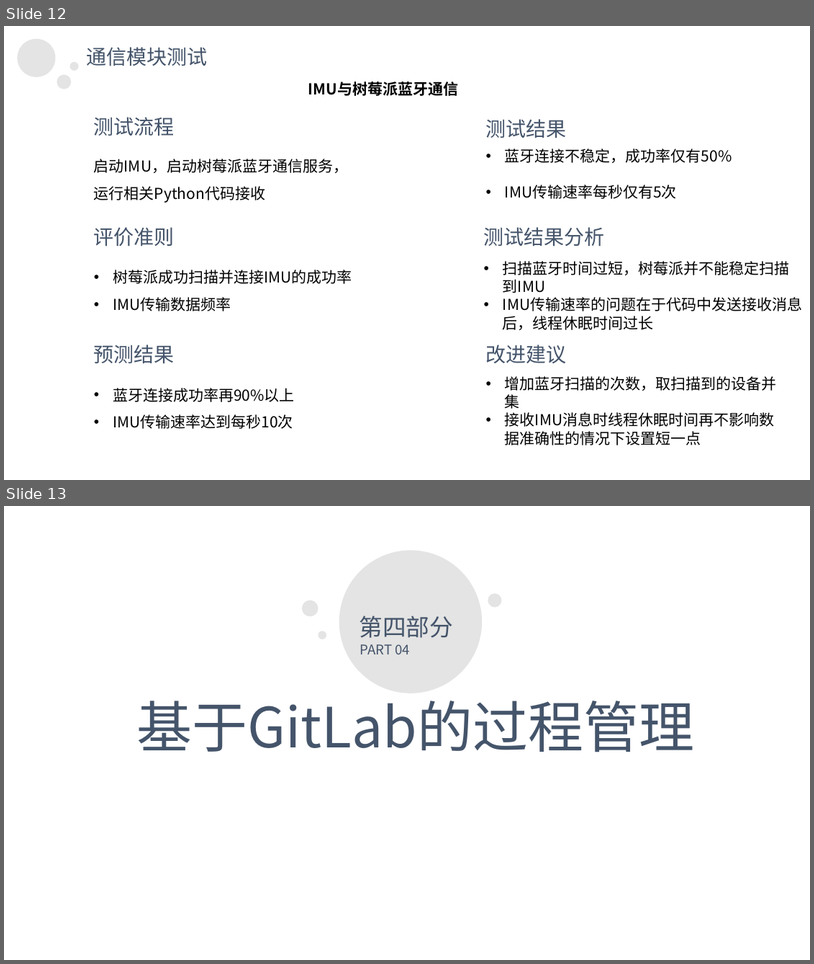
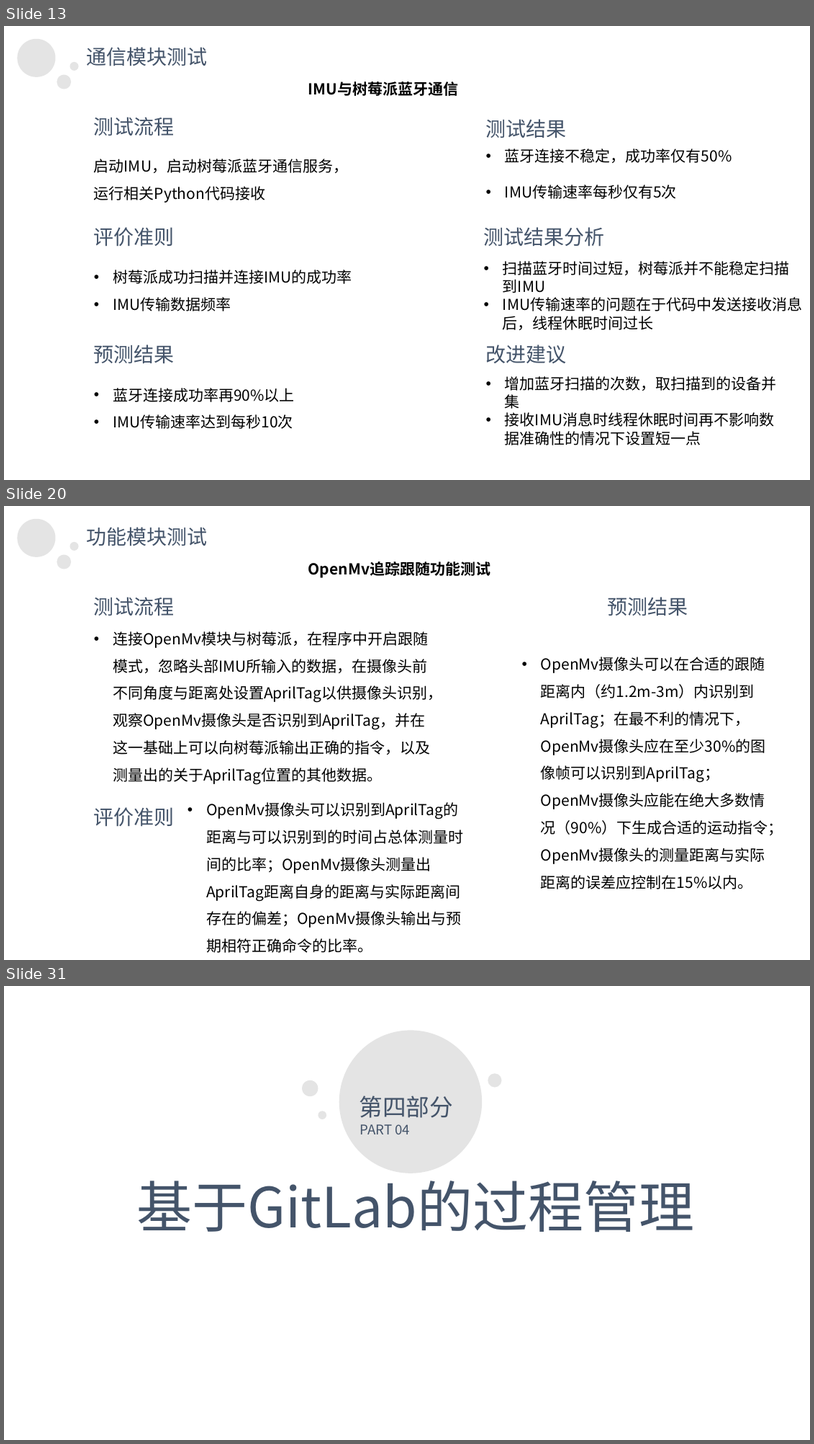
Before and after one commit to Appleuiy/Brain-controlled-navigation-electric-wheelchair-expansion-control-system, a slide deck: 智能轮椅设计测试展示.pptx. Shown one above the other, each under a label of ours: slides 12 and 13 before the commit, slides 13, 20 and 31 after it; the slides between them are not shown. The pictures are 814x964 and 814x1444 pixels, drawn with LibreOffice and Linux fonts; fonts in the diff are those of the drawing. Boxes give left, top, right and bottom in pixels: in the first picture for what was removed or moved away, otherwise in the second. Text is boxed around its words. In the diff, an @@ line names an element or a change of style, - is before the commit and + after.

Commit message:
测试ppt前面部分整合完成，需要完成gitlab过程管理

```diff
--- a/智能轮椅设计测试展示.pptx
+++ b/智能轮椅设计测试展示.pptx
@@ slide 20 added at (4,506,810,960), background #FFFFFF; not listed: 3 template elements that a slide beside it also shows @@
@@ text added at (86,527,207,546), 24 pt, text #44546A @@
+功能模块测试
@@ text added at (309,561,491,578), 18 pt, text #000000, bold @@
+OpenMv追踪跟随功能测试
@@ text added at (94,597,175,615), 24 pt, text #44546A @@
+测试流程
@@ text added at (607,597,688,616), 24 pt, text #44546A @@
+预测结果
@@ text added at (113,631,442,784), 18 pt, text #000000 @@
+• 连接OpenMv模块与树莓派，在程序中开启跟随模式，忽略头部IMU所输入的数据，在摄像头前不同角度与距离处设置AprilTag以供摄像头识别，观察OpenMv摄像头是否识别到AprilTag，并在这一基础上可以向树莓派输出正确的指令，以及测量出的关于AprilTag位置的其他数据。
@@ text added at (541,684,784,889), 18 pt, text #000000 @@
+• OpenMv摄像头可以在合适的跟随距离内（约1.2m-3m）内识别到AprilTag；在最不利的情况下，OpenMv摄像头应在至少30%的图像帧可以识别到AprilTag；OpenMv摄像头应能在绝大多数情况（90%）下生成合适的运动指令；OpenMv摄像头的测量距离与实际距离的误差应控制在15%以内。
@@ text added at (94,807,175,826), 24 pt, text #44546A @@
+评价准则
@@ text added at (206,938,373,952), 18 pt, text #000000 @@
+• OpenMv摄像头可以识别到AprilTag的距离与可以识别到的时间占总体测量时间的比率；OpenMv摄像头测量出AprilTag距离自身的距离与实际距离间存在的偏差；OpenMv摄像头输出与预期相符正确命令的比率。
@@ what was slide 12 is now slide 13 @@
@@ what was slide 13 is now slide 31 @@
```
Also in this commit, not shown: 1 slide changed, 17 other slides added.
